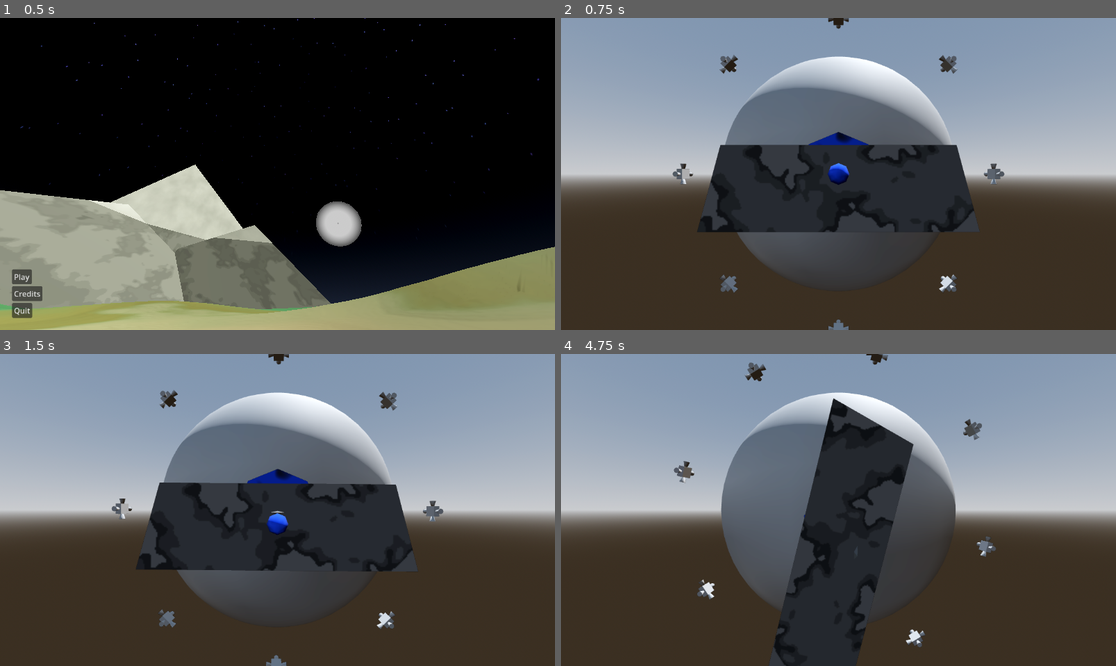
Above: before the commit, frames 1-4 (two rows, left to right).
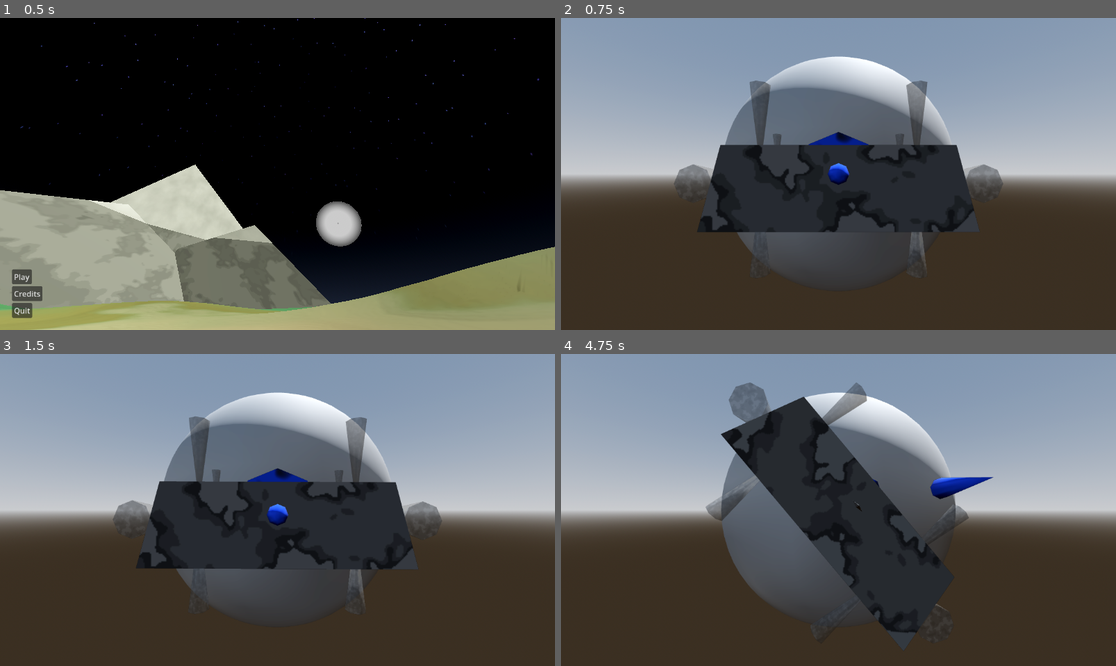
Above: after the commit, the same moments.

Repository: Ortley/black-hole-stars
Game: Godot game, scene res://scene/init.tscn
Same seed, same stepped clock (60 frames per second), same inputs: the game is played once before the commit and once after it.
Inputs (mouse positions are in pixels of both pictures, inside the frame that each line leads up to):
- Up to frame 1 (0.5 s): no input
- Up to frame 2 (0.75 s): click "Play" at 0.5 s
- Up to frame 3 (1.5 s): tap Enter at 1.25 s; move the mouse to (399, 494) at 1.27 s; hold E (roll_right) from 1.28 s (still down); tap S (test_cam_backward) at 1.35 s; click (399, 494) at 1.42 s
- Up to frame 4 (4.75 s): move the mouse to (727, 525) at 2.02 s; release E (roll_right) at 2.03 s; hold Down 2.03-2.78 s; tap one key every 0.75 s from 2.1 s: W (test_cam_forward) A (test_cam_left) D (test_cam_right) Ctrl (throttle_decrease); move the mouse to (894, 441) at 2.77 s; hold E (roll_right) 2.78-3.53 s; move the mouse to (810, 572) at 3.52 s; hold Up 3.53-4.28 s; click (810, 572) at 3.67 s; move the mouse to (1005, 556) at 4.27 s; hold Q (roll_left) from 4.28 s (still down)

Frame 1 is identical in both runs. In frame 2, 2.7% of the frame differs, in the area x 20-80%, y 0-100%; in frame 3, 3.7%; in frame 4, 14%, in the area x 20-79%, y 0-100%.

Commit message:
Add more test parts

Diff:
--- a/res/parts/rcs/orth-4-horn.tscn
+++ b/res/parts/rcs/orth-4-horn.tscn
@@ -1,6 +1,25 @@
 [gd_scene format=3 uid="uid://cipis777hf8e7"]
 
 [ext_resource type="Script" uid="uid://ci2c07u5enlda" path="res://script/class/rcs.gd" id="1_0keao"]
+
+[sub_resource type="Gradient" id="Gradient_0keao"]
+interpolation_mode = 1
+offsets = PackedFloat32Array(0, 0.3529412, 0.62091506)
+colors = PackedColorArray(0.5686275, 0.5686275, 0.5686275, 1, 0.71737665, 0.71737665, 0.71737665, 1, 1, 1, 1, 1)
+
+[sub_resource type="FastNoiseLite" id="FastNoiseLite_0keao"]
+
+[sub_resource type="NoiseTexture2D" id="NoiseTexture2D_bgaql"]
+noise = SubResource("FastNoiseLite_0keao")
+color_ramp = SubResource("Gradient_0keao")
+seamless = true
+
+[sub_resource type="StandardMaterial3D" id="StandardMaterial3D_rn8gi"]
+transparency = 1
+albedo_color = Color(1, 1, 1, 0.45882353)
+albedo_texture = SubResource("NoiseTexture2D_bgaql")
+uv1_scale = Vector3(4.085, 4.085, 4.085)
+uv1_triplanar = true
 
 [node name="Orth4Horn" type="Node3D" unique_id=1681106376]
 
@@ -9,65 +28,98 @@
 layers = 2
 size = Vector3(0.2, 0.1, 0.2)
 
-[node name="Node3D" type="Node3D" parent="." unique_id=533395017]
-transform = Transform3D(-4.371139e-08, 0, -1, 0, 1, 0, 1, 0, -4.371139e-08, 0, 0, 0)
+[node name="Thruster" type="Node3D" parent="." unique_id=1838197890]
+transform = Transform3D(-1, 0, 8.742277e-08, 0, 1, 0, -8.742277e-08, 0, -1, 0, 0, 0)
 
-[node name="CSGCylinder3D" type="CSGCylinder3D" parent="Node3D" unique_id=373864234]
+[node name="Nozzle" type="CSGCylinder3D" parent="Thruster" unique_id=573132123]
 transform = Transform3D(-4.371139e-08, -1, 0, 1, -4.371139e-08, 0, 0, 0, 1, 0.1, 0.05, 0)
 layers = 2
 radius = 0.05
 height = 0.2
 cone = true
 
-[node name="Node3D2" type="Node3D" parent="." unique_id=1885840678]
+[node name="Exhaust" type="CSGCylinder3D" parent="Thruster" unique_id=958787828]
+transform = Transform3D(4.371139e-08, -1, -8.742277e-08, -1, -4.371139e-08, 0, -3.8213705e-15, 8.742277e-08, -1, 0.5, 0.05000001, -4.3711385e-08)
+layers = 2
+radius = 0.1
+height = 0.8
+cone = true
+material = SubResource("StandardMaterial3D_rn8gi")
+
+[node name="RCS" type="Node3D" parent="Thruster" unique_id=1733523004]
+transform = Transform3D(3.059797e-07, 0, -1, 0, 1, 0, 1, 0, 3.059797e-07, 0.2, 0.05, 0)
+script = ExtResource("1_0keao")
+magnitude = 90.0
+metadata/_custom_type_script = "uid://ci2c07u5enlda"
+
+[node name="Thruster2" type="Node3D" parent="." unique_id=448475296]
 transform = Transform3D(1.3113416e-07, 0, 1, 0, 1, 0, -1, 0, 1.3113416e-07, 0, 0, 0)
 
-[node name="CSGCylinder3D" type="CSGCylinder3D" parent="Node3D2" unique_id=745823298]
+[node name="Nozzle" type="CSGCylinder3D" parent="Thruster2" unique_id=641392252]
 transform = Transform3D(-4.371139e-08, -1, 0, 1, -4.371139e-08, 0, 0, 0, 1, 0.1, 0.05, 0)
 layers = 2
 radius = 0.05
 height = 0.2
 cone = true
 
-[node name="Node3D3" type="Node3D" parent="." unique_id=1088494806]
+[node name="Exhaust" type="CSGCylinder3D" parent="Thruster2" unique_id=1065259527]
+transform = Transform3D(4.371139e-08, -1, -8.742277e-08, -1, -4.371139e-08, 0, -3.8213705e-15, 8.742277e-08, -1, 0.5, 0.05000001, -4.3711385e-08)
+layers = 2
+radius = 0.1
+height = 0.8
+cone = true
+material = SubResource("StandardMaterial3D_rn8gi")
 
-[node name="CSGCylinder3D" type="CSGCylinder3D" parent="Node3D3" unique_id=1782268556]
+[node name="RCS" type="Node3D" parent="Thruster2" unique_id=139092930]
+transform = Transform3D(3.059797e-07, 0, -1, 0, 1, 0, 1, 0, 3.059797e-07, 0.2, 0.05, 0)
+script = ExtResource("1_0keao")
+magnitude = 90.0
+metadata/_custom_type_script = "uid://ci2c07u5enlda"
+
+[node name="Thruster3" type="Node3D" parent="." unique_id=2094921713]
+transform = Transform3D(1, 0, -1.7484555e-07, 0, 1, 0, 1.7484555e-07, 0, 1, 0, 0, 0)
+
+[node name="Nozzle" type="CSGCylinder3D" parent="Thruster3" unique_id=1420688985]
 transform = Transform3D(-4.371139e-08, -1, 0, 1, -4.371139e-08, 0, 0, 0, 1, 0.1, 0.05, 0)
 layers = 2
 radius = 0.05
 height = 0.2
 cone = true
 
-[node name="Node3D4" type="Node3D" parent="." unique_id=1838197890]
-transform = Transform3D(-1, 0, 8.742277e-08, 0, 1, 0, -8.742277e-08, 0, -1, 0, 0, 0)
+[node name="Exhaust" type="CSGCylinder3D" parent="Thruster3" unique_id=495956036]
+transform = Transform3D(4.371139e-08, -1, -8.742277e-08, -1, -4.371139e-08, 0, -3.8213705e-15, 8.742277e-08, -1, 0.5, 0.05000001, -4.3711385e-08)
+layers = 2
+radius = 0.1
+height = 0.8
+cone = true
+material = SubResource("StandardMaterial3D_rn8gi")
 
-[node name="CSGCylinder3D" type="CSGCylinder3D" parent="Node3D4" unique_id=573132123]
+[node name="RCS" type="Node3D" parent="Thruster3" unique_id=284481415]
+transform = Transform3D(3.059797e-07, 0, -1, 0, 1, 0, 1, 0, 3.059797e-07, 0.2, 0.05, 0)
+script = ExtResource("1_0keao")
+magnitude = 90.0
+metadata/_custom_type_script = "uid://ci2c07u5enlda"
+
+[node name="Thruster4" type="Node3D" parent="." unique_id=1926455469]
+transform = Transform3D(-2.1855695e-07, 0, -1, 0, 1, 0, 1, 0, -2.1855695e-07, 0, 0, 0)
+
+[node name="Nozzle" type="CSGCylinder3D" parent="Thruster4" unique_id=923251274]
 transform = Transform3D(-4.371139e-08, -1, 0, 1, -4.371139e-08, 0, 0, 0, 1, 0.1, 0.05, 0)
 layers = 2
 radius = 0.05
 height = 0.2
 cone = true
 
-[node name="RCS" type="Node3D" parent="." unique_id=246482124]
-transform = Transform3D(1, 0, 0, 0, 1, 0, 0, 0, 1, 0, 0, 0.1)
+[node name="Exhaust" type="CSGCylinder3D" parent="Thruster4" unique_id=2063491662]
+transform = Transform3D(4.371139e-08, -1, -8.742277e-08, -1, -4.371139e-08, 0, -3.8213705e-15, 8.742277e-08, -1, 0.5, 0.05000001, -4.3711385e-08)
+layers = 2
+radius = 0.1
+height = 0.8
+cone = true
+material = SubResource("StandardMaterial3D_rn8gi")
+
+[node name="RCS" type="Node3D" parent="Thruster4" unique_id=1467759975]
+transform = Transform3D(3.059797e-07, 0, -1, 0, 1, 0, 1, 0, 3.059797e-07, 0.2, 0.05, 0)
 script = ExtResource("1_0keao")
 magnitude = 90.0
 metadata/_custom_type_script = "uid://ci2c07u5enlda"
-
-[node name="RCS2" type="Node3D" parent="." unique_id=1306019628]
-transform = Transform3D(-1, 0, -8.742278e-08, 0, 1, 0, 8.742278e-08, 0, -1, 0, 0, -0.1)
-script = ExtResource("1_0keao")
-magnitude = 90.0
-metadata/_custom_type_script = "uid://ci2c07u5enlda"
-
-[node name="RCS3" type="Node3D" parent="." unique_id=1901948191]
-transform = Transform3D(-4.371139e-08, 0, 1, 0, 1, 0, -1, 0, -4.371139e-08, 0.1, 0, -4.371139e-09)
-script = ExtResource("1_0keao")
-magnitude = 90.0
-metadata/_custom_type_script = "uid://ci2c07u5enlda"
-
-[node name="RCS4" type="Node3D" parent="." unique_id=1733523004]
-transform = Transform3D(1.3113416e-07, 0, -1, 0, 1, 0, 1, 0, 1.3113416e-07, -0.1, 0, 4.371139e-09)
-script = ExtResource("1_0keao")
-magnitude = 90.0
-metadata/_custom_type_script = "uid://ci2c07u5enlda"
--- /dev/null
+++ b/res/parts/thruster/raptor.tscn
@@ -0,0 +1,14 @@
+[gd_scene format=3 uid="uid://crhu1vf6n4va3"]
+
+[ext_resource type="Script" uid="uid://cpoj2n3nxhl5f" path="res://script/class/thruster.gd" id="1_ada71"]
+
+[node name="Raptor" type="Node3D" unique_id=1456199437]
+
+[node name="CSGCylinder3D" type="CSGCylinder3D" parent="." unique_id=1923635050]
+transform = Transform3D(1, 0, 0, 0, -4.371139e-08, 1, 0, -1, -4.371139e-08, 0, 0, 0)
+
+[node name="Thruster" type="Node3D" parent="." unique_id=1749202065]
+transform = Transform3D(-1, 0, -8.742278e-08, 0, 1, 0, 8.742278e-08, 0, -1, 0, 0, 1)
+script = ExtResource("1_ada71")
+magnitude = 3000.0
+metadata/_custom_type_script = "uid://cpoj2n3nxhl5f"
--- a/scene/game.tscn
+++ b/scene/game.tscn
@@ -2,8 +2,8 @@
 
 [ext_resource type="Script" uid="uid://bam1jhwo5dvuo" path="res://script/class/normal_space_body.gd" id="1_5kiuu"]
 [ext_resource type="Script" uid="uid://ypunvoqwx5df" path="res://script/space-manager.gd" id="1_dbls1"]
-[ext_resource type="Script" uid="uid://cpoj2n3nxhl5f" path="res://script/class/thruster.gd" id="2_33cqm"]
 [ext_resource type="PackedScene" uid="uid://cipis777hf8e7" path="res://res/parts/rcs/orth-4-horn.tscn" id="3_p1ry8"]
+[ext_resource type="PackedScene" uid="uid://crhu1vf6n4va3" path="res://res/parts/thruster/raptor.tscn" id="3_xlg7c"]
 [ext_resource type="Script" uid="uid://dl6ohdvmjcjjs" path="res://script/controller.gd" id="5_p1ry8"]
 
 [sub_resource type="ProceduralSkyMaterial" id="ProceduralSkyMaterial_n4st5"]
@@ -180,7 +180,7 @@
 
 [node name="CSGBox3D" type="CSGBox3D" parent="World/Normal/Smartmobile/Model/Hull" unique_id=1159635608]
 transform = Transform3D(1, 0, 0, 0, 1, 0, 0, 0, 1, 0, -0.049999952, 0)
-size = Vector3(6, 0.3, 8)
+size = Vector3(2.7, 0.3, 8)
 
 [node name="CSGSphere3D" type="CSGSphere3D" parent="World/Normal/Smartmobile/Model/Hull" unique_id=443479359]
 transform = Transform3D(4, 0, 0, 0, 1, 0, 0, 0, 8, 0, 0, 0)
@@ -257,35 +257,21 @@
 operation = 2
 size = Vector3(1, 1, 1.3000001)
 
-[node name="Thruster" type="Node3D" parent="World/Normal/Smartmobile" unique_id=282409661]
-transform = Transform3D(-1, 0, 8.742278e-08, 0, 1, 0, -8.742278e-08, 0, -1, 0, 0, 3)
-script = ExtResource("2_33cqm")
-magnitude = 300.0
-metadata/_custom_type_script = "uid://cpoj2n3nxhl5f"
-
 [node name="Orth4Horn" parent="World/Normal/Smartmobile" unique_id=1681106376 instance=ExtResource("3_p1ry8")]
-transform = Transform3D(-4.371139e-08, -1, 0, 1, -4.371139e-08, 0, 0, 0, 1, -3, 0, 0)
+transform = Transform3D(-4.371139e-08, -1, 0, 1, -4.371139e-08, 0, 0, 0, 1, -1.35, 0, -0.65)
+
+[node name="Orth4Horn3" parent="World/Normal/Smartmobile" unique_id=922569372 instance=ExtResource("3_p1ry8")]
+transform = Transform3D(-4.371139e-08, -1, 0, 1, -4.371139e-08, 0, 0, 0, 1, -0.7, -0.05, 2.05)
 
 [node name="Orth4Horn2" parent="World/Normal/Smartmobile" unique_id=1424840656 instance=ExtResource("3_p1ry8")]
-transform = Transform3D(-4.371139e-08, 1, 0, -1, -4.371139e-08, 0, 0, 0, 1, 3, 0, 0)
-
-[node name="Orth4Horn3" parent="World/Normal/Smartmobile" unique_id=262700531 instance=ExtResource("3_p1ry8")]
-transform = Transform3D(-1, 8.742278e-08, 0, -8.742278e-08, -1, 0, 0, 0, 1, 1.3113416e-07, -3, 0)
-
-[node name="Orth4Horn4" parent="World/Normal/Smartmobile" unique_id=1792854632 instance=ExtResource("3_p1ry8")]
-transform = Transform3D(1, 0, 0, 0, 1, 0, 0, 0, 1, -1.3113416e-07, 3, 0)
-
-[node name="Orth4Horn5" parent="World/Normal/Smartmobile" unique_id=1808399527 instance=ExtResource("3_p1ry8")]
-transform = Transform3D(-0.7071068, -0.7071067, 0, 0.7071067, -0.7071068, 0, 0, 0, 1, -2.1213202, -2.1213202, 0)
-
-[node name="Orth4Horn6" parent="World/Normal/Smartmobile" unique_id=1051344652 instance=ExtResource("3_p1ry8")]
-transform = Transform3D(0.7071067, 0.7071068, 0, -0.7071068, 0.7071067, 0, 0, 0, 1, 2.1213202, 2.1213202, 0)
-
-[node name="Orth4Horn7" parent="World/Normal/Smartmobile" unique_id=1341858090 instance=ExtResource("3_p1ry8")]
-transform = Transform3D(-0.7071067, 0.7071068, 0, -0.7071068, -0.7071067, 0, 0, 0, 1, 2.1213202, -2.1213202, 0)
-
-[node name="Orth4Horn8" parent="World/Normal/Smartmobile" unique_id=1000372106 instance=ExtResource("3_p1ry8")]
-transform = Transform3D(0.70710677, -0.70710677, 0, 0.70710677, 0.70710677, 0, 0, 0, 1, -2.1213202, 2.1213202, 0)
+transform = Transform3D(-4.371139e-08, 1, 0, -1, -4.371139e-08, 0, 0, 0, 1, 1.35, 0, -0.65)
+
+[node name="Orth4Horn4" parent="World/Normal/Smartmobile" unique_id=1743730551 instance=ExtResource("3_p1ry8")]
+transform = Transform3D(4.371139e-08, 1, -8.742278e-08, 1, -4.371139e-08, 0, -3.821371e-15, -8.742278e-08, -1, 0.7, -0.05, 2.05)
+rotation_edit_mode = 2
+
+[node name="Raptor" parent="World/Normal/Smartmobile" unique_id=1456199437 instance=ExtResource("3_xlg7c")]
+transform = Transform3D(1, 0, 0, 0, 1, 0, 0, 0, 1, 0, 0, 4)
 
 [node name="Sign" type="RigidBody3D" parent="World/Normal" unique_id=1846517978]
 visible = false
